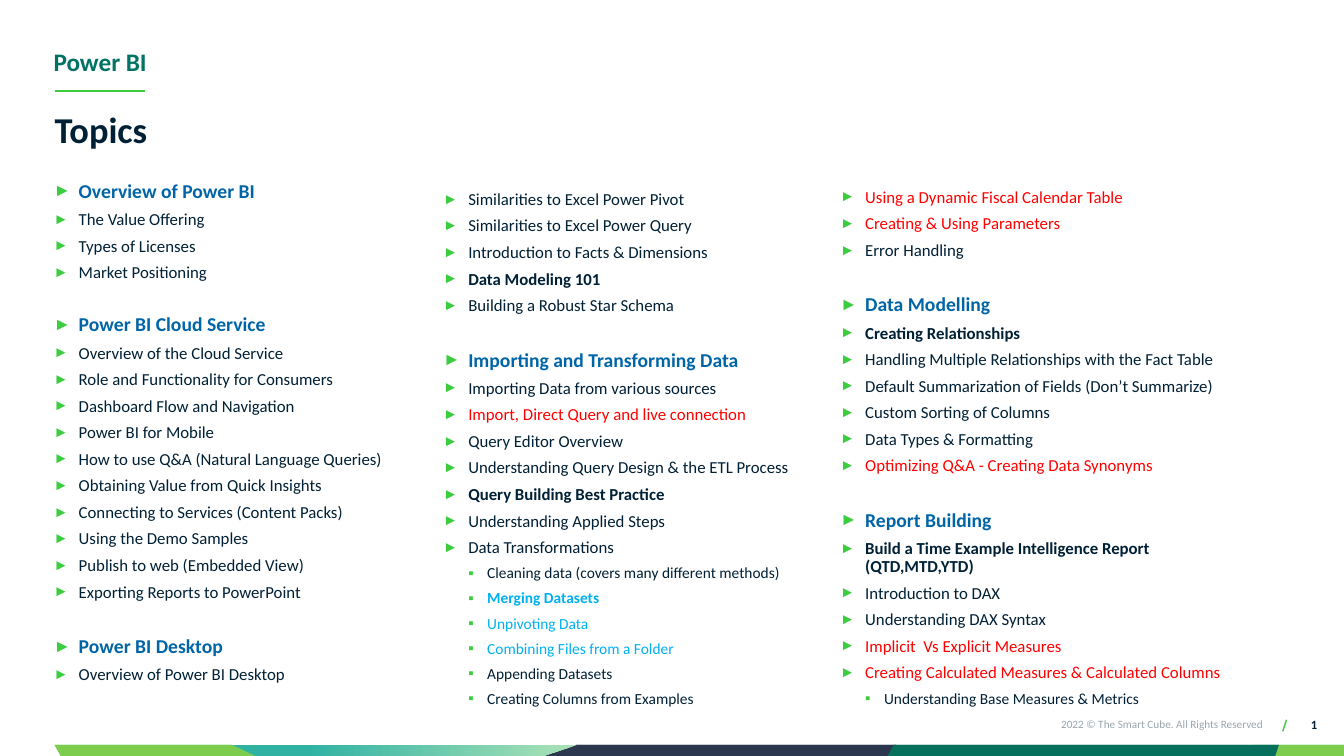
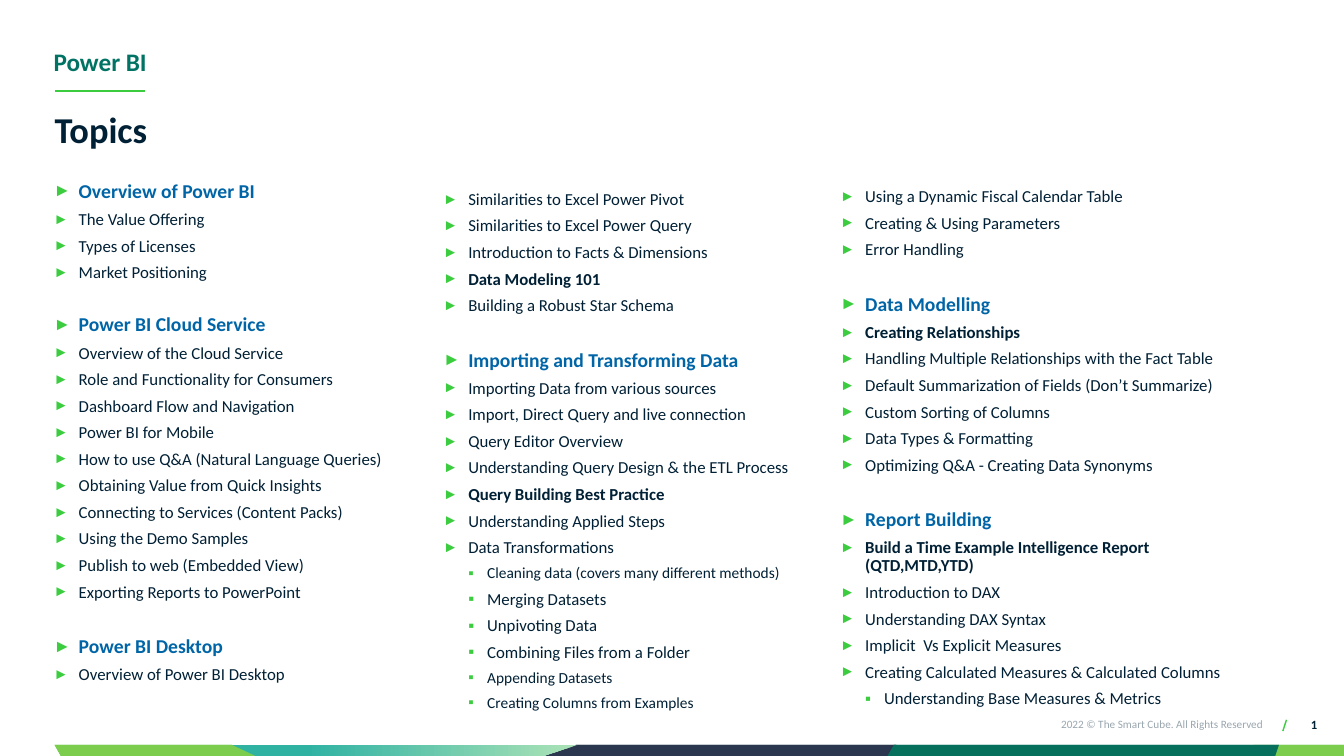
Before and after one commit to varungaur09/Analytics-Dashboards, a slide deck: slide 1 of Topics I have Worked On So Far.pptx. Drawn at 1344x756 pixels with LibreOffice and Linux fonts; fonts in the diff are those of the drawing; background and template pictures are left out. Boxes give left, top, right and bottom in pixels: in the first picture for what was removed or moved away, otherwise in the second. Text is boxed around its words. In the diff, an @@ line names an element or a change of style, - is before the commit and + after.

```diff
--- a/Topics I have Worked On So Far.pptx
+++ b/Topics I have Worked On So Far.pptx
@@ text at [865,190,1220,707]: text colour #FF0000 to #002035 in "Using a Dynamic Fiscal Calendar Table", "Creating & Using Parameters", "Optimizing Q&A - Creating Data Synonyms", "Implicit Vs Explicit Measures" and 1 more places; size 11 to 12 pt in "Understanding Base Measures & Metrics" @@
@@ text at [468,408,746,661]: text colour #FF0000 to #002035 in "Import, Direct Query and live connection"; size 11 to 12 pt, text colour #00B0F0 to #002035 in "Merging Datasets", "Unpivoting Data", "Combining Files from a Folder"; bold off in "Merging Datasets" @@
```
Also in this commit, not shown: 1 other slide changed.
